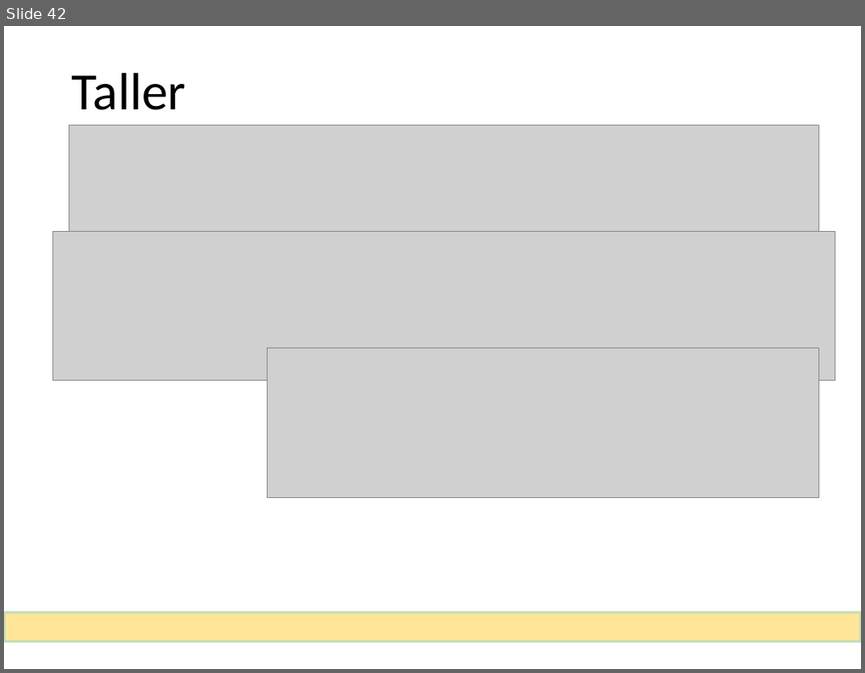
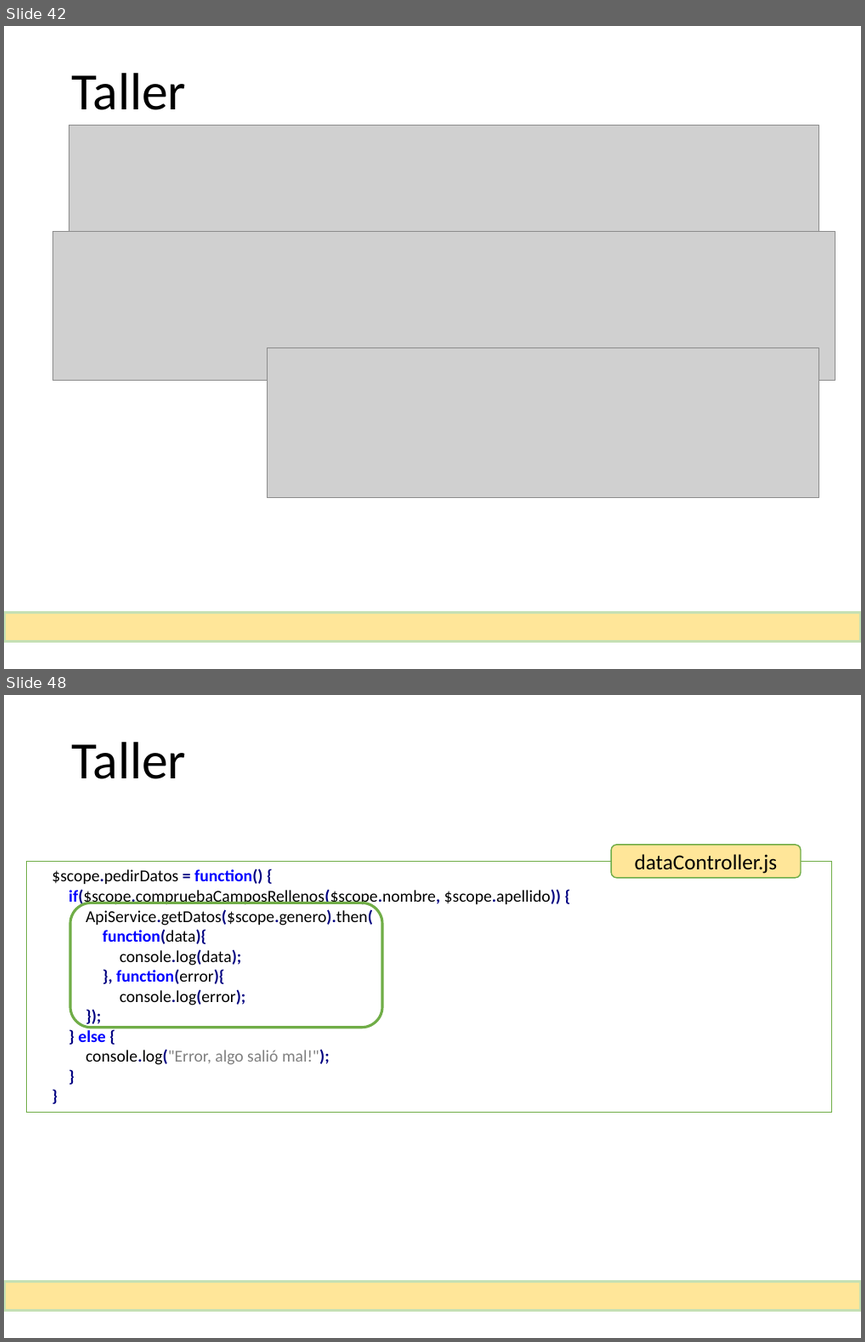
Before and after one commit to MarcosGinel/rss, a slide deck: documentacion/Taller de AngularJS.pptx. Shown one above the other, each under a label of ours: slide 42 before the commit, slides 42 and 48 after it; the slides between them are not shown. The pictures are 865x673 and 865x1342 pixels, drawn with LibreOffice and Linux fonts; fonts in the diff are those of the drawing; grey boxes stand for pictures. Boxes give left, top, right and bottom in pixels: in the first picture for what was removed or moved away, otherwise in the second. Text is boxed around its words. In the diff, an @@ line names an element or a change of style, - is before the commit and + after.

Commit message:
ApiService

```diff
--- a/documentacion/Taller de AngularJS.pptx
+++ b/documentacion/Taller de AngularJS.pptx
@@ slide 48 added at [4,695,861,1338], background #FFFFFF @@
@@ title added at [71,742,186,779], 44 pt, text #000000 @@
+Taller
@@ rounded rectangle added at [611,845,800,879], fill #FFE699, outline #70AD47 1 pt, 18 pt, text #000000 @@
+dataController.js
@@ rectangle added at [26,862,832,1112], fill #FFFFFF, outline #70AD47 0.75 pt, 14 pt, text #000000 @@
+$scope.pedirDatos = function() {
+if($scope.compruebaCamposRellenos($scope.nombre, $scope.apellido)) {
+ApiService.getDatos($scope.genero).then(
+function(data){
+console.log(data);
+}, function(error){
+console.log(error);
+});
+} else {
+console.log("Error, algo salió mal!");
+}
+}
@@ rounded rectangle added at [70,902,382,1027], outline #70AD47 2.25 pt @@
@@ rectangle added at [4,1281,860,1310], fill #FFE699, outline #C5E0B4 2.25 pt @@
```
Also in this commit, not shown: 3 slides changed, 5 other slides added, 4 other files.
